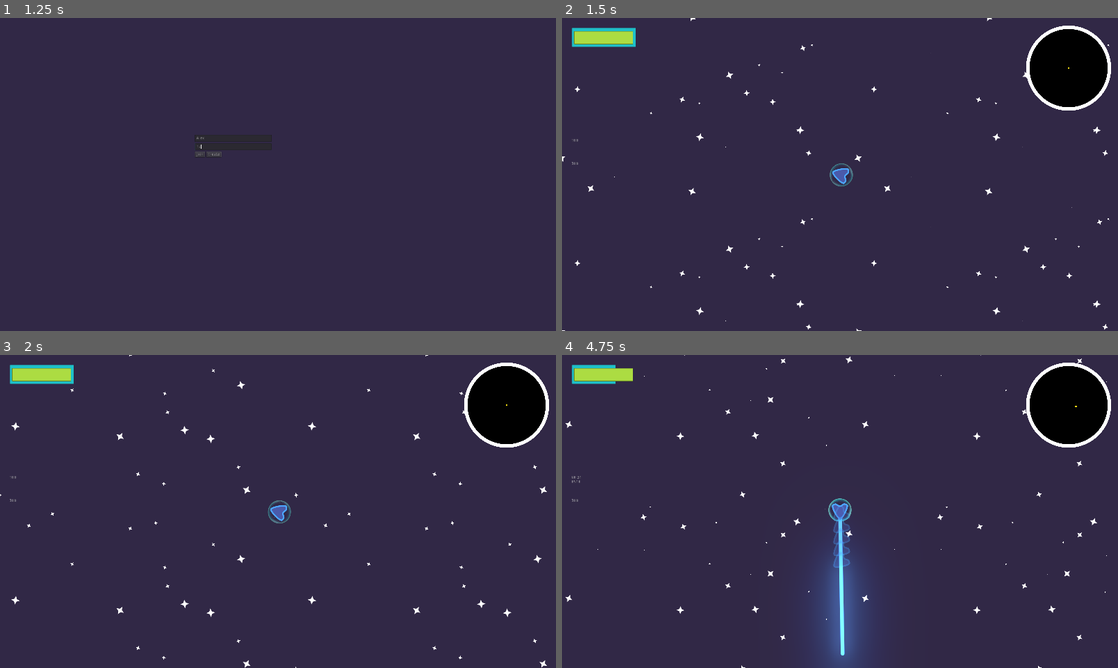
Above: before the commit, frames 1-4 (two rows, left to right).
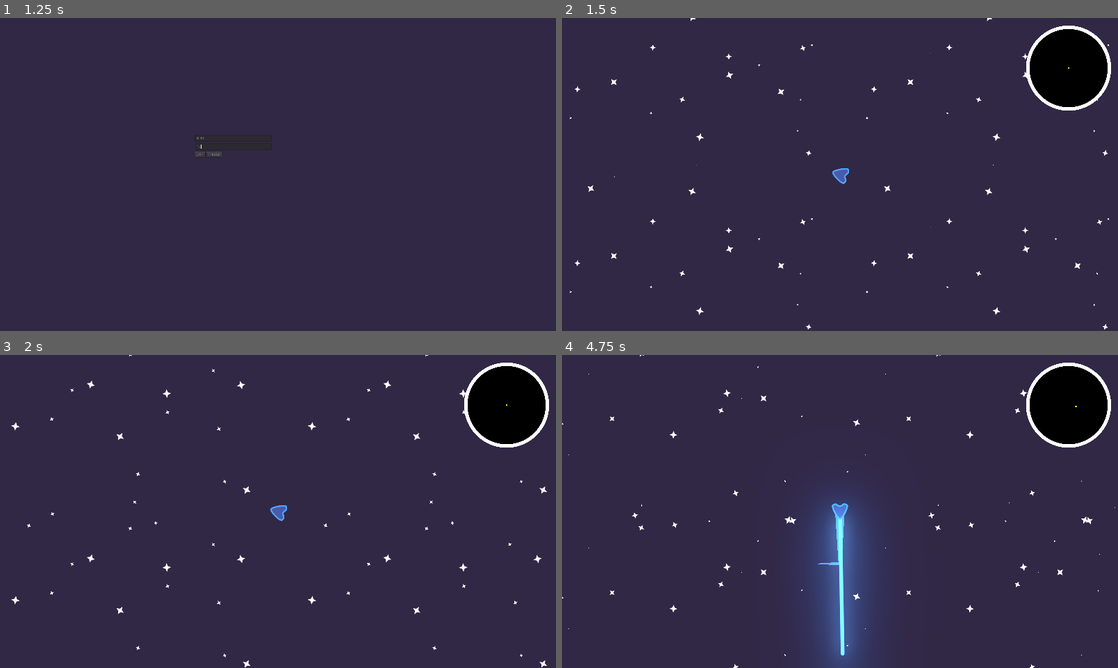
Above: after the commit, the same moments.

Repository: PIWEEK/spacehunters
Game: Godot game, scene res://Menu.tscn
Same seed, same stepped clock (60 frames per second), same inputs: the game is played once before the commit and once after it.
Inputs (mouse positions are in pixels of both pictures, inside the frame that each line leads up to):
- Up to frame 1 (1.25 s): click (233, 136) at 0.52 s; type "Alex" at 0.6 s; click (233, 146) at 0.75 s; type "12" at 0.83 s
- Up to frame 2 (1.5 s): click "Create" at 1.25 s
- Up to frame 3 (2 s): no input
- Up to frame 4 (4.75 s): move the mouse to (962, 495) at 2.02 s; hold Right (ui_right) 2.03-2.78 s; hold Space (charge) 2.03-2.78 s; move the mouse to (728, 527) at 2.77 s; hold Down (ui_down) 2.78-3.53 s; right-click (728, 527) at 2.85 s; move the mouse to (895, 442) at 3.52 s; press the mouse at (895, 442) at 3.53 s; hold Right (ui_right) 3.53-4.28 s; move the mouse to (812, 574) at 4.27 s; release the mouse at (812, 574) at 4.28 s; hold Up (ui_up) from 4.28 s (still down); tap Space (charge) at 4.35 s

Frame 1 is identical in both runs. In frame 2, 1.1% of the frame differs, in the area x 0-97%, y 3-100%; in frame 3, 1.1%; in frame 4, 3.0%, in the area x 0-100%, y 0-100%.

Commit message:
Add a main trail to PlayerShip, and set GhostTrail as the boost trail

Diff:
--- a/GhostTrail.gd
+++ b/GhostTrail.gd
@@ -1,6 +1,6 @@
 extends Sprite
 
-const TIMER = 0.5 # seconds
+const TRAIL_DURATION = 0.5 # seconds
 
 # Called when the node enters the scene tree for the first time.
 func _ready():
@@ -12,7 +12,7 @@
     var _timer = Timer.new()
     add_child(_timer)
     _timer.connect("timeout", self, "_on_Timer_timeout")
-    _timer.set_wait_time(TIMER)
+    _timer.set_wait_time(TRAIL_DURATION)
     _timer.set_one_shot(false) # Make sure it loops
     _timer.start()
 
--- a/Main.tscn
+++ b/Main.tscn
@@ -21,17 +21,14 @@
 [node name="Limit" parent="." instance=ExtResource( 2 )]
 scale = Vector2( 3, 3 )
 
+[node name="ShieldHulkBar" parent="." instance=ExtResource( 7 )]
+visible = false
+
 [node name="CanvasLayer" type="CanvasLayer" parent="."]
 
 [node name="Minimap" parent="CanvasLayer" instance=ExtResource( 1 )]
 position = Vector2( 1749.32, 173.027 )
 
-[node name="ShieldHulkBar" parent="CanvasLayer" instance=ExtResource( 7 )]
-margin_left = 32.0
-margin_top = 32.0
-margin_right = -1646.0
-margin_bottom = -974.0
-
 [node name="Line2D" type="Line2D" parent="."]
 visible = false
 points = PoolVector2Array( -3000.06, -0.231659, 3003.06, -0.231659 )
--- a/PlayerShip.gd
+++ b/PlayerShip.gd
@@ -4,6 +4,7 @@
 onready var network = get_node("/root/Network")
 var default_speed = 400
 var shake_amount = 6.0
+var has_boost = false
 
 var last_direction
 var speed = default_speed
@@ -58,7 +59,7 @@
     var movement = get_movement();
 
     if is_network_master():
-        if speed > default_speed:
+        if _high_speed():
             if speed > boost_speed - 500:
                 camera.set_offset(Vector2(
                     rand_range(-1.0, 1.0) * shake_amount,
@@ -95,11 +96,11 @@
     else:
         queue_free()
 
-    if Input.get_action_strength("ui_down") && speed > default_speed:
+    if Input.get_action_strength("ui_down") && _high_speed():
         speed = default_speed
 
 func get_movement() -> Vector2:
-    if speed > default_speed:
+    if(_high_speed()):
         return Vector2(cos(self.rotation), sin(self.rotation))
 
     return Vector2(
@@ -131,7 +132,7 @@
 remotesync func plasma_shot():
     var projectile = plasma.instance()
 
-    if speed > default_speed:
+    if _high_speed():
         projectile.speed = (speed - default_speed) + projectile.default_speed
 
     projectile.global_position = $InitProjectile.global_position
@@ -142,17 +143,20 @@
 func init(nickname, start_position):
     global_position = start_position
 
+func _high_speed():
+    return speed > default_speed
+
 func _on_ShipTrail_timeout():
-    # TODO: just if PlayerShip is moving
-    var move_vector = get_movement()
-    if (move_vector.x != 0 || move_vector.y != 0):
-        # first make a copy of ghost object
-        var ghost = preload("res://GhostTrail.tscn").instance()
-        # give the ghost a parent
-        get_parent().add_child(ghost)
-        ghost.position = position
-        var _scale = Vector2(.7, .7)
-        ghost.set_scale(_scale)
-        ghost.modulate.a = 0.3
-        var dir = ghost.get_angle_to( get_global_mouse_position())+90 # TODO: fix
-        ghost.rotation += dir
+    if (_high_speed()):
+        var move_vector = get_movement()
+        if (move_vector.x != 0 || move_vector.y != 0):
+            # first make a copy of ghost object
+            var ghost = preload("res://GhostTrail.tscn").instance()
+            # give the ghost a parent
+            get_parent().add_child(ghost)
+            ghost.position = position
+            var _scale = Vector2(.7, .7)
+            ghost.set_scale(_scale)
+            ghost.modulate.a = 0.5
+            var dir = ghost.get_angle_to( get_global_mouse_position())+90 # TODO: fix
+            ghost.rotation += dir
--- a/PlayerShip.tscn
+++ b/PlayerShip.tscn
@@ -1,10 +1,10 @@
-[gd_scene load_steps=14 format=2]
+[gd_scene load_steps=13 format=2]
 
 [ext_resource path="res://PlayerShip.gd" type="Script" id=1]
 [ext_resource path="res://Assets/topdown-player.svg" type="Texture" id=2]
 [ext_resource path="res://LaserBeam/LaserBeam.tscn" type="PackedScene" id=3]
 [ext_resource path="res://Assets/cloud1.png" type="Texture" id=4]
-[ext_resource path="res://Assets/ShieldEnergy.png" type="Texture" id=5]
+[ext_resource path="res://Trail2D.gd" type="Script" id=5]
 
 [sub_resource type="CapsuleShape2D" id=1]
 radius = 34.0609
@@ -33,21 +33,11 @@
 offsets = PoolRealArray( 0, 0, 0.152, 0.768 )
 colors = PoolColorArray( 1, 1, 1, 0, 1, 1, 1, 0, 0.235294, 0.717647, 0.905882, 1, 0.866667, 0.890196, 0.176471, 1 )
 
-[sub_resource type="Curve" id=7]
-_data = [ Vector2( 0.0454545, 0 ), 0.0, 0.0, 0, 0, Vector2( 0.10101, 1 ), 0.0, 0.0, 0, 0, Vector2( 1, 1 ), 0.0, 0.0, 0, 0 ]
+[sub_resource type="Curve" id=6]
+_data = [ Vector2( 0, 0 ), 0.0, 1.02582, 0, 0, Vector2( 1, 1 ), 1.12082, 0.0, 0, 0 ]
 
-[sub_resource type="CurveTexture" id=8]
-curve = SubResource( 7 )
-
-[sub_resource type="ParticlesMaterial" id=6]
-flag_disable_z = true
-gravity = Vector3( 0, 0, 0 )
-angular_velocity = 300.0
-angular_velocity_random = 1.0
-orbit_velocity = 0.0
-orbit_velocity_random = 0.0
-scale = 0.17
-scale_curve = SubResource( 8 )
+[sub_resource type="Gradient" id=7]
+colors = PoolColorArray( 1, 1, 1, 1, 1, 1, 1, 1 )
 
 [node name="PlayerShip" type="KinematicBody2D"]
 position = Vector2( 188.09, 295.571 )
@@ -63,7 +53,6 @@
 texture = ExtResource( 2 )
 
 [node name="CollisionShape2D" type="CollisionShape2D" parent="."]
-visible = false
 position = Vector2( -4.75655, -0.237823 )
 shape = SubResource( 1 )
 
@@ -105,12 +94,24 @@
 wait_time = 0.1
 autostart = true
 
-[node name="Particles2D" type="Particles2D" parent="."]
-position = Vector2( -5, 0 )
-amount = 5
-lifetime = 10.0
-preprocess = 1.0
-randomness = 1.0
-process_material = SubResource( 6 )
-texture = ExtResource( 5 )
+[node name="Camera2D" type="Camera2D" parent="."]
+rotation = -1.5708
+
+[node name="Trail2D" type="Line2D" parent="."]
+modulate = Color( 0.309804, 0.592157, 0.862745, 1 )
+position = Vector2( 0.402878, 0 )
+scale = Vector2( 0.8, 0.8 )
+z_index = -1
+points = PoolVector2Array( -80.0847, 0.705231, -20.1493, 0.182068 )
+width = 45.0
+width_curve = SubResource( 6 )
+default_color = Color( 0.996078, 0.996078, 0.996078, 1 )
+gradient = SubResource( 7 )
+joint_mode = 2
+begin_cap_mode = 2
+end_cap_mode = 2
+script = ExtResource( 5 )
+is_emitting = true
+lifetime = 0.7
+target_path = NodePath("..")
 [connection signal="timeout" from="ShipTrail" to="." method="_on_ShipTrail_timeout"]
--- /dev/null
+++ b/Trail2D.gd
@@ -0,0 +1,110 @@
+# Draws a 2D trail using Godot's `Line2D`.
+#
+# Instantiate `Trail2D` as a child of a moving node to use it. To control the color, width curve,
+# texture, or trail width, use parameters from the `Line2D` class.
+tool
+
+class_name Trail2D
+extends Line2D
+
+export var is_emitting := false setget set_emitting
+
+# Distance in pixels between vertices. A higher resolution leads to more details.
+export var resolution := 5.0
+# Life of each point in seconds before it is deleted.
+export var lifetime := 0.5
+# Maximum number of points allowed on the curve.
+export var max_points := 100
+
+# Optional path to the target node to follow. If not set, the instance follows its parent.
+export var target_path: NodePath
+
+var _points_creation_time := []
+var _last_point := Vector2.ZERO
+var _clock := 0.0
+var _offset := 0.0
+
+onready var target: Node2D = get_node_or_null(target_path)
+
+
+func _ready() -> void:
+    if not target:
+        target = get_parent() as Node2D
+
+    if Engine.editor_hint:
+        set_process(false)
+        return
+
+    _offset = position.length()
+    set_as_toplevel(true)
+    clear_points()
+    position = Vector2.ZERO
+    _last_point = to_local(target.global_position) + calculate_offset()
+
+
+func _get_configuration_warning() -> String:
+    var warning := "Missing Target node: assign a Node that extends Node2D in the Target Path or make the Trail a child of a parent that extends Node2D"
+    if target:
+        warning = ""
+    return warning
+
+
+func _process(delta: float) -> void:
+    _clock += delta
+    remove_older()
+
+    if not is_emitting:
+        return
+
+    # Adding new points if necessary.
+    var desired_point := to_local(target.global_position)
+    var distance: float = _last_point.distance_to(desired_point)
+    if distance > resolution:
+        add_timed_point(desired_point, _clock)
+
+
+# Creates a new point and stores its creation time.
+func add_timed_point(point: Vector2, time: float) -> void:
+    add_point(point + calculate_offset())
+    _points_creation_time.append(time)
+    _last_point = point
+    if get_point_count() > max_points:
+        remove_first_point()
+
+
+# Calculates the offset of the trail from its target.
+func calculate_offset() -> Vector2:
+    return - 1.0 * polar2cartesian(1.0, target.rotation).rotated(- PI / 2) * _offset
+
+
+# Removes the first point in the line and the corresponding time.
+func remove_first_point() -> void:
+    if get_point_count() > 1:
+        remove_point(0)
+    _points_creation_time.pop_front()
+
+
+# Remove points older than `lifetime`.
+func remove_older() -> void:
+    for creation_time in _points_creation_time:
+        var delta = _clock - creation_time
+        if delta > lifetime:
+            remove_first_point()
+        # Points in `_points_creation_time` are ordered from oldest to newest so as soon as a point
+        # isn't older than `lifetime`, we know all remaining points should stay as well.
+        else:
+            break
+
+
+func set_emitting(emitting: bool) -> void:
+    is_emitting = emitting
+    if Engine.editor_hint:
+        return
+
+    if not is_inside_tree():
+        yield(self, "ready")
+
+    if is_emitting:
+        clear_points()
+        _points_creation_time.clear()
+        _last_point = to_local(target.global_position) + calculate_offset()
--- a/project.godot
+++ b/project.godot
@@ -8,9 +8,14 @@
 
 config_version=4
 
-_global_script_classes=[  ]
+_global_script_classes=[ {
+"base": "Line2D",
+"class": "Trail2D",
+"language": "GDScript",
+"path": "res://Trail2D.gd"
+} ]
 _global_script_class_icons={
-
+"Trail2D": ""
 }
 
 [application]
